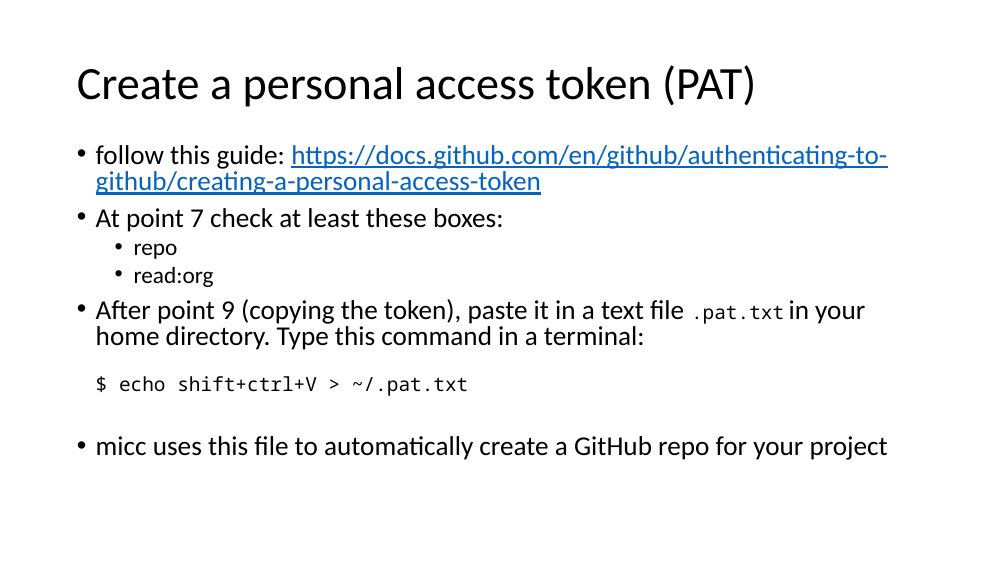
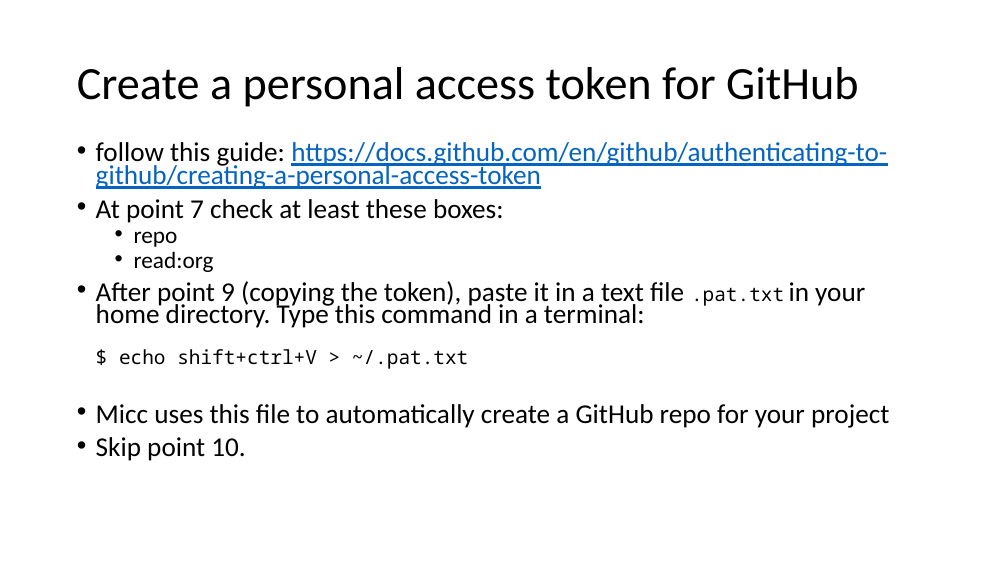
Before and after one commit to etijskens/pp, a slide deck: slide 5 of course-material/personal-setup.pptx (slide 4 before the commit). Drawn at 1008x567 pixels with LibreOffice and Linux fonts; fonts in the diff are those of the drawing. Boxes give left, top, right and bottom in pixels: in the first picture for what was removed or moved away, otherwise in the second. Text is boxed around its words. In the diff, an @@ line names an element or a change of style, - is before the commit and + after.

Commit message:
update personal-setup

```diff
--- a/course-material/personal-setup.pptx
+++ b/course-material/personal-setup.pptx
@@ title at bbox=[77, 67, 858, 107]: text changed @@
-Create a personal access token (PAT)
+Create a personal access token for GitHub
@@ text at bbox=[96, 142, 887, 369]: line spacing 0.8 to 0.7 @@
@@ text at bbox=[96, 404, 889, 461]: text changed @@
-• micc uses this file to automatically create a GitHub repo for your project
+• Micc uses this file to automatically create a GitHub repo for your project
+• Skip point 10.
```
Also in this commit, not shown: 2 other slides changed, 3 slides added, 2 other files.
